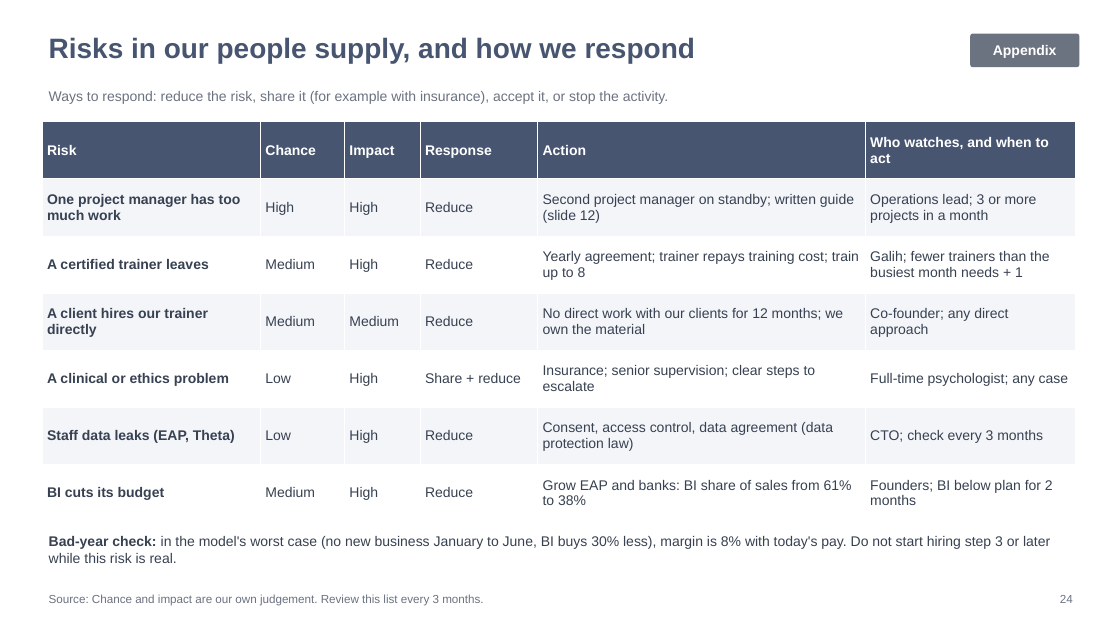
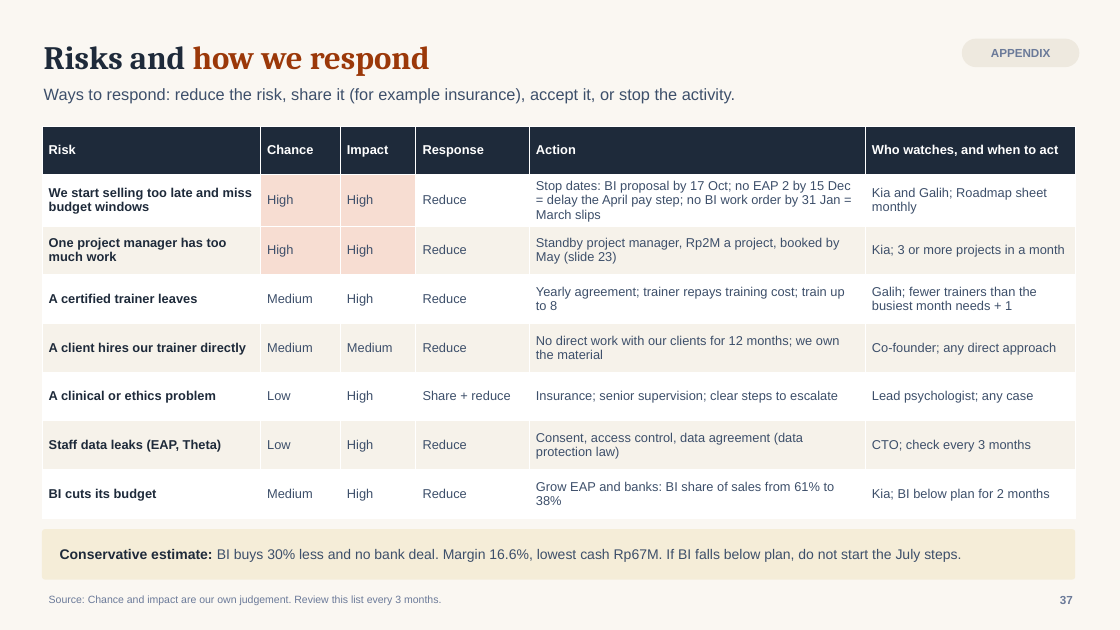
Before and after one commit to galihnxs/financial-estimations, a slide deck: slide 37 of TemanJourney_Growth_Recommendation.pptx (slide 24 before the commit). Drawn at 1120x630 pixels with LibreOffice and Linux fonts; fonts in the diff are those of the drawing. Boxes give left, top, right and bottom in pixels: in the first picture for what was removed or moved away, otherwise in the second. Text is boxed around its words. In the diff, an @@ line names an element or a change of style, - is before the commit and + after.

```diff
--- a/TemanJourney_Growth_Recommendation.pptx
+++ b/TemanJourney_Growth_Recommendation.pptx
@@ background #FFFFFF to #FAF7F2 @@
@@ text "Risks and how we respond" at (44,46,430,76): vertical alignment top to middle @@
@@ text at (44,46,430,76): text changed; size 24 to 28 pt; font Arial to Cambria; text colour #475571 to #9B3809 @@
-Risks in our people supply, and how we respond
+Risks and how we respond
@@ rounded rectangle "APPENDIX": place and size @@
-rounded rectangle "APPENDIX" at (970,34,1080,67)
+rounded rectangle "APPENDIX" at (962,39,1080,67)
@@ rounded rectangle "APPENDIX" at (962,39,1080,67): fill #6B7280 to #EEE9DF; proportions changed @@
@@ text in rounded rectangle at (991,49,1050,57): text changed; size 12 to 10 pt; text colour #FFFFFF to #6B7A99 @@
-Appendix
+APPENDIX
@@ text at (44,88,735,104): text changed; size 12 to 14 pt; text colour #6B7280 to #3D4F6A @@
-Ways to respond: reduce the risk, share it (for example with insurance), accept it, or stop the activity.
+Ways to respond: reduce the risk, share it (for example insurance), accept it, or stop the activity.
@@ table at (42,126,1075,516) @@
-row 2: One project manager has too much work | High | High | Reduce | Second project manager on standby; written guide (slide 12) | Operations lead; 3 or more projects in a month
+row 2: We start selling too late and miss budget windows | High | High | Reduce | Stop dates: BI proposal by 17 Oct; no EAP 2 by 15 Dec = delay the April pay step; no BI work order by 31 Jan = March slips | Kia and Galih; Roadmap sheet monthly
+row 3: One project manager has too much work | High | High | Reduce | Standby project manager, Rp2M a project, booked by May (slide 23) | Kia; 3 or more projects in a month
-row 6, column 6: Full-time psychologist; any case
+row 6, column 6: Lead psychologist; any case
-row 8, column 6: Founders; BI below plan for 2 months
+row 8, column 6: Kia; BI below plan for 2 months
@@ table: place and size @@
-table at (42,122,1075,522)
+table at (42,126,1075,516)
@@ rounded rectangle "Conservative estimate: BI buys 30% ...": place and size @@
-rounded rectangle "Conservative estimate: BI buys 30% ..." at (49,536,1050,563)
+rounded rectangle "Conservative estimate: BI buys 30% ..." at (42,529,1075,580)
@@ rounded rectangle "Conservative estimate: BI buys 30% ..." at (42,529,1075,580): vertical alignment top to middle; fill none to #F5EDD8 @@
@@ text in rounded rectangle at (60,549,961,562): text changed; text colour #374151 to #3D4F6A @@
-Bad-year check: in the model's worst case (no new business January to June, BI buys 30% less), margin is 8% with today's pay. Do not start hiring step 3 or later while this risk is real.
+Conservative estimate: BI buys 30% less and no bank deal. Margin 16.6%, lowest cash Rp67M. If BI falls below plan, do not start the July steps.
@@ text "Source: Chance and impact are ..." at (49,595,441,605): size 10 to 9 pt, text colour #6B7280 to #6B7A99 @@
@@ text at (1060,596,1073,604): text changed; text colour #6B7280 to #6B7A99; bold on @@
-24
+37
```
Also in this commit, not shown: 13 other slides changed, 26 slides added, 11 slides removed, 9 other files.
